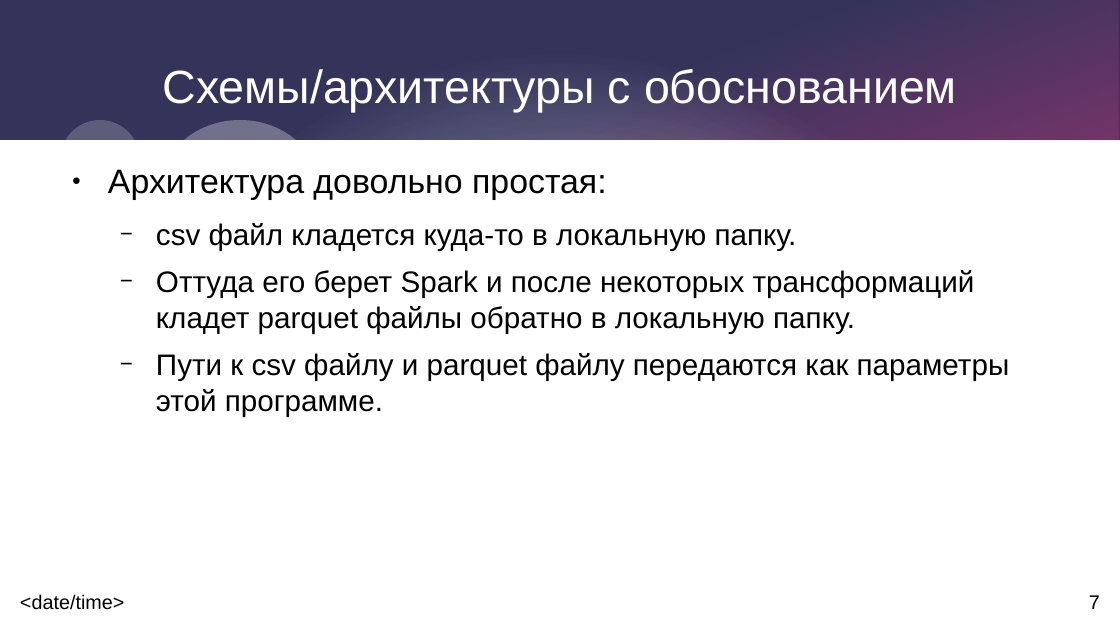
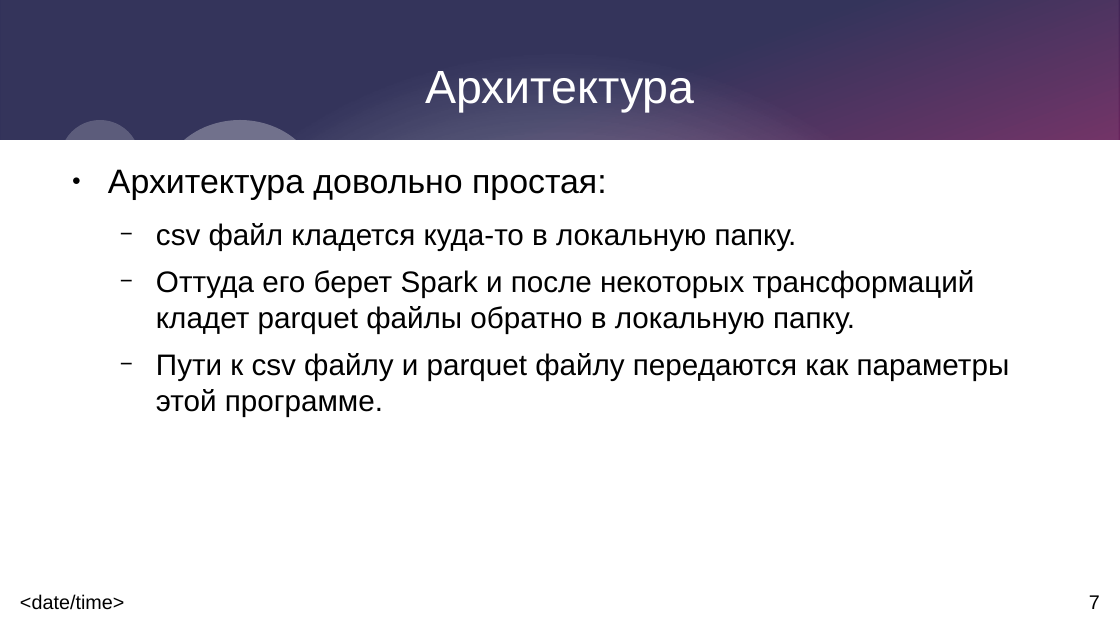
Before and after one commit to atdushi/Cartax, a slide deck: slide 7 of docs/presentation.odp. Drawn at 1120x630 pixels with LibreOffice and Linux fonts; fonts in the diff are those of the drawing. Boxes give left, top, right and bottom in pixels: in the first picture for what was removed or moved away, otherwise in the second. Text is boxed around its words. In the diff, an @@ line names an element or a change of style, - is before the commit and + after.

```diff
--- a/docs/presentation.odp
+++ b/docs/presentation.odp
@@ title at (x1=425, y1=71, x2=695, y2=112): text changed @@
-Схемы/архитектуры с обоснованием
+Архитектура
```
Also in this commit, not shown: 5 other slides changed, 1 slide added, 2 other files.
